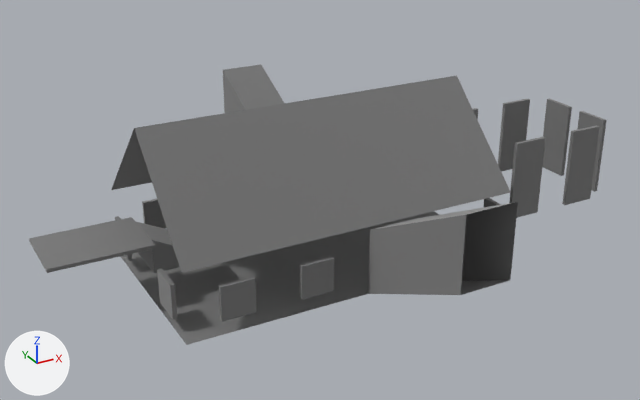
Two versions of the glTF model assets/maps/20_18/meshes_bsp/TempleNative.gltf, one commit apart.
One viewpoint serves both versions: a camera (50 mm lens) standing at (248.9, -165.2, -10.8) and looking at (279.2, -110.1, -38.3). Arrows for +X, +Y and +Z are at lower left; the lights stay in place. The picture after the commit comes second. Vertices at exactly the same position are counted once.

Objects in the first picture: 'TempleNative'.
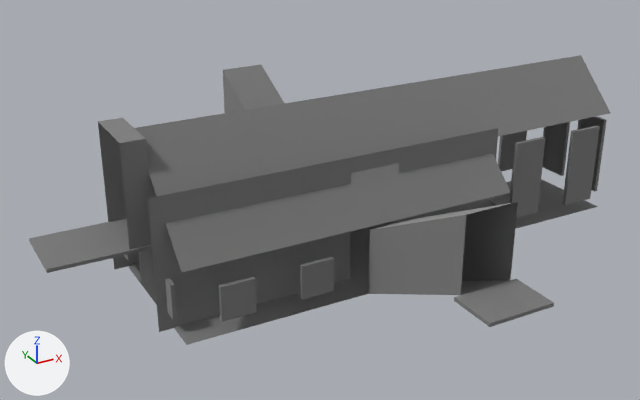
What changed in the scene script:
```text
Add mat_m7:
    mat_m7 = principled_material('m7')
    mat_m7.base_color = (0.4, 0.4, 0.4)  # grey #aaaaaa
    mat_m7.metallic = 1.0
    mat_m7.roughness = 1.0
Add mat_m8:
    mat_m8 = principled_material('m8')
    mat_m8.base_color = (0.4, 0.4, 0.4)  # grey #aaaaaa
    mat_m8.metallic = 1.0
    mat_m8.roughness = 1.0
Add mat_m9:
    mat_m9 = principled_material('m9')
    mat_m9.base_color = (0.4, 0.4, 0.4)  # grey #aaaaaa
    mat_m9.metallic = 1.0
    mat_m9.roughness = 1.0
Change me_templenative:
    used by ob_templenative; location = (0.0, 0.0, 0.0)
    remove me_templenative.from_pydata(...)  # 178 vertices, 248 faces; spans x 257.8..305.0, y -128.2..-89.0, z -42.6..-30.0
    add me_templenative.from_pydata(...)  # 232 vertices, 274 faces; spans x 257.8..305.0, y -131.6..-89.0, z -42.7..-30.0
    me_templenative part 1
    26 faces are deleted
    32 vertices are added at x 263.3..291.8, y -131.6..-105.3, z -42.7..-30.0
    8 new vertices lie (0.0, 3.4, 0.0) away from vertices in x 265.0..283.2, y -131.6..-112.0, z -42.6..-37.5
    8 new vertices lie (0.0, 0.0, 9.8) away from vertices in x 264.0..291.8, y -115.4..-105.3, z -42.7
    6 new vertices lie (13.2, 0.0, 0.0) away from vertices in x 291.4, y -114.5..-106.2, z -42.6..-30.0
    32 new faces join them, mat_m0 (grey #aaaaaa)
    4 new faces join them, mat_m1 (grey #aaaaaa)
    4 new faces join them, mat_m2 (grey #aaaaaa)
    2 new faces join them, mat_m3 (grey #aaaaaa)
    6 new faces join them, mat_m5 (grey #aaaaaa)
    4 new faces join them, mat_m6 (grey #aaaaaa)
    4 new faces join them, mat_m7 (grey #aaaaaa)
    other edits to the shape of me_templenative do not show in these pictures
    add me_templenative.materials.append(mat_m7)  # grey #aaaaaa
    add me_templenative.materials.append(mat_m8)  # grey #aaaaaa
    add me_templenative.materials.append(mat_m9)  # grey #aaaaaa
```

Boxes (x1, y1, x2, y2) around the edits, measured in the pictures (640 x 400 px):
'TempleNative', reshaped: before (29, 64, 607, 345); after (29, 55, 610, 345)
part 1 of me_templenative, built on: before (143, 99, 604, 228); after (98, 55, 610, 332)
